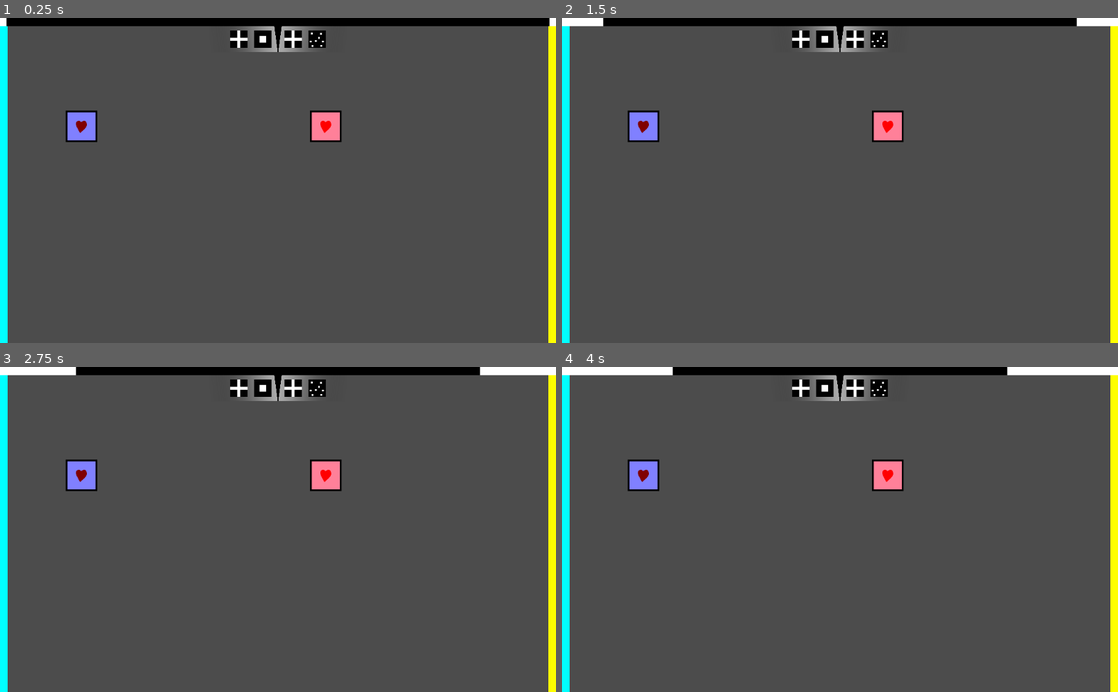
Above: before the commit, frames 1-4 (two rows, left to right).
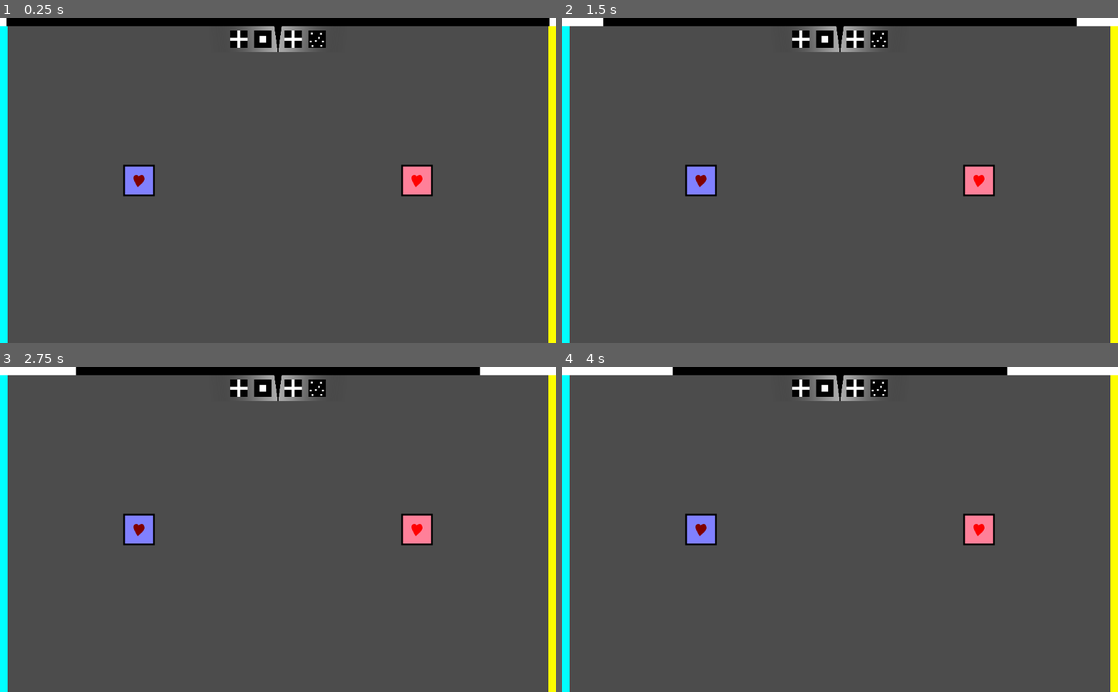
Above: after the commit, the same moments.

Repository: SamBumgardner/power-up-ld-51
Game: Godot game, scene res://scenes/Gameplay.tscn
The game is run twice, just before and just after one commit, with the same random seed, the same clock (stepped at 60 frames per second) and the same inputs.
Inputs:
- Up to frame 1 (0.25 s): no input
- Up to frame 2 (1.5 s): tap Enter at 0.5 s
- Up to frame 3 (2.75 s): no input
- Up to frame 4 (4 s): tap Space at 3.5 s

The runs differ from the first frame. In frame 1, 2.3% of the frame differs, in the area x 11-78%, y 28-55%; in frame 2, 2.3%; in frame 3, 2.3%; in frame 4, 2.3%.

Commit message:
fix player start positions

Diff:
--- a/scenes/Gameplay.tscn
+++ b/scenes/Gameplay.tscn
@@ -10,11 +10,11 @@
 script = ExtResource( 3 )
 
 [node name="Player1" parent="." instance=ExtResource( 1 )]
-position = Vector2( 150, 200 )
+position = Vector2( 256, 300 )
 target_player_path = NodePath("../Player2")
 
 [node name="Player2" parent="." instance=ExtResource( 1 )]
-position = Vector2( 600, 200 )
+position = Vector2( 768, 300 )
 collision_layer = 2
 player_number = 2
 target_player_path = NodePath("../Player1")
